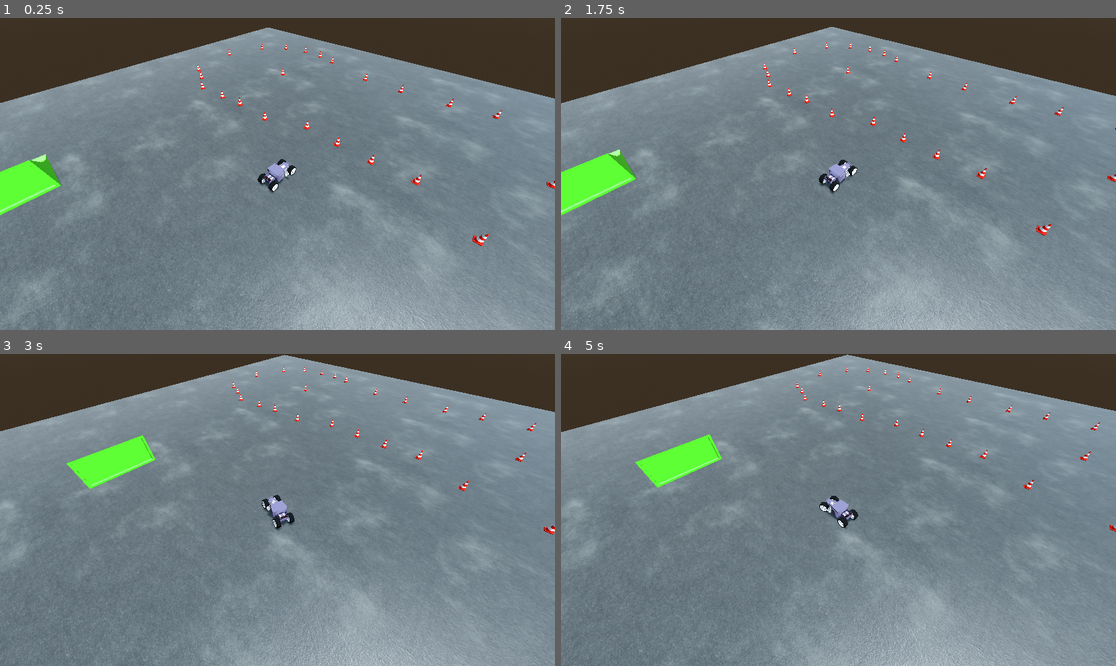
Above: before the commit, frames 1-4 (two rows, left to right).
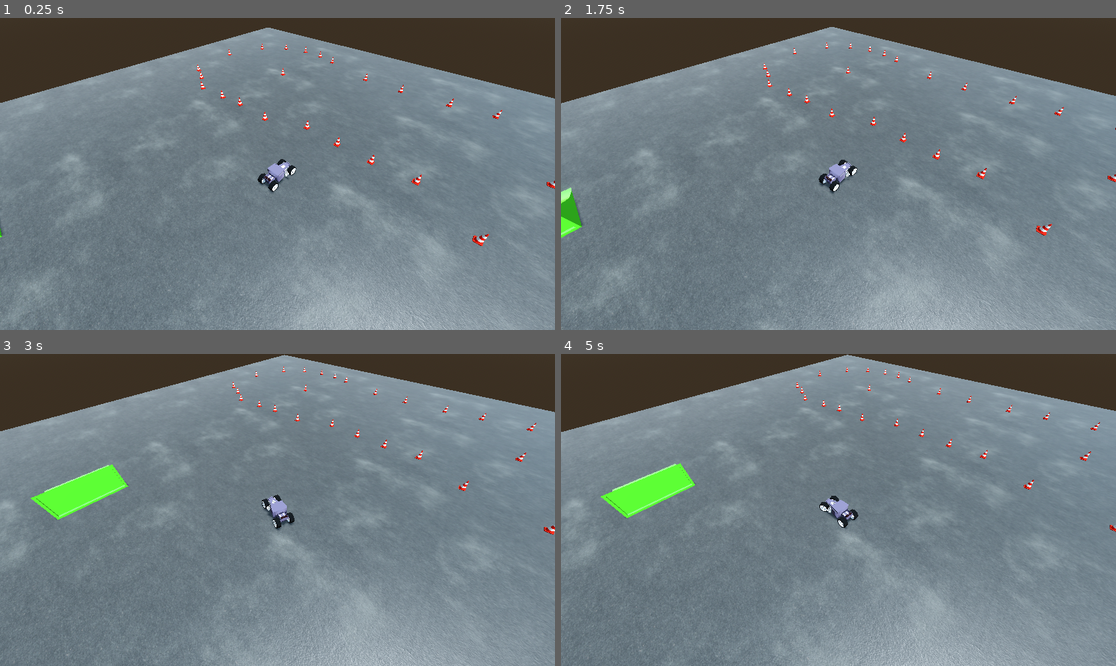
Above: after the commit, the same moments.

Repository: PITT1/Race_game
Game: Godot game, scene res://Maps/test_map/test_1.tscn
The game is run twice, just before and just after one commit, with the same random seed, the same clock (stepped at 60 frames per second) and the same inputs.
Inputs (mouse positions are in pixels of both pictures, inside the frame that each line leads up to):
- Up to frame 1 (0.25 s): no input
- Up to frame 2 (1.75 s): tap Enter (ui_accept) at 0.5, 0.77, 1.25, 1.52 s; move the mouse to (960, 158) at 0.52 s; hold Right (ui_right) 0.53-1.28 s; hold F 0.53-1.28 s; click (960, 158) at 0.67 s; move the mouse to (727, 189) at 1.27 s; hold Down (ui_down) from 1.28 s (still down); tap Q at 1.35 s
- Up to frame 3 (3 s): move the mouse to (333, 441) at 2.02 s; release Down (ui_down) at 2.03 s; hold Right (ui_right) 2.03-2.78 s; tap Space at 2.1 s; move the mouse to (249, 572) at 2.77 s; hold Up (ui_up) from 2.78 s (still down); tap F at 2.85 s; click (249, 572) at 2.92 s
- Up to frame 4 (5 s): tap Enter (ui_accept) at 3.02, 3.77, 4.52 s; move the mouse to (1005, 556) at 3.52 s; release Up (ui_up) at 3.53 s; hold Q 3.53-4.28 s; hold Left (ui_left) from 3.53 s (still down); move the mouse to (672, 463) at 4.27 s; tap Space at 4.35 s

The runs differ from the first frame. In frame 1, 1.3% of the frame differs, in the area x 0-12%, y 43-71%; in frame 2, 1.8%; in frame 3, 2.2%, in the area x 5-29%, y 26-54%; in frame 4, 2.2%.

Commit message:
agregando control al estar en el aire

Diff:
--- a/Cars/hot_rod_1/hot_rod_1.gd
+++ b/Cars/hot_rod_1/hot_rod_1.gd
@@ -2,8 +2,25 @@
 
 @export var MAX_STEER = 0.7
 @export var ENGINE_POWER = 1000
+@onready var ground_sensor: RayCast3D = $ground_sensor
 
 
 func _physics_process(delta: float) -> void:
 	steering = move_toward(steering, Input.get_axis("ui_right", "ui_left") * MAX_STEER, delta * 10)
 	engine_force = Input.get_axis("ui_down", "ui_up") * ENGINE_POWER
+
+	air_control(delta)
+
+func air_control(delta):
+	if not ground_sensor.is_colliding():
+		if Input.is_action_just_pressed("ui_left"):
+			set_angular_velocity(Vector3.UP * 100 * delta)
+
+		if Input.is_action_just_pressed("ui_right"):
+			set_angular_velocity(Vector3.DOWN * 100 * delta)
+
+		if Input.is_action_just_pressed("ui_up"):
+			set_angular_velocity(lerp(Vector3(0,0,0), Vector3(0,0,100), delta))
+
+		if Input.is_action_just_pressed("ui_down"):
+			set_angular_velocity(Vector3(0,0,-100) * delta)
--- a/Cars/hot_rod_1/hot_rod_1.tscn
+++ b/Cars/hot_rod_1/hot_rod_1.tscn
@@ -77,3 +77,8 @@
 [node name="MeshInstance3D" type="MeshInstance3D" parent="wheel_4"]
 transform = Transform3D(-1, 0, -8.74228e-08, 0, 1, 0, 8.74228e-08, 0, -1, 0, 0, 0)
 mesh = ExtResource("2_qjy37")
+
+[node name="ground_sensor" type="RayCast3D" parent="."]
+transform = Transform3D(1, 0, 0, 0, 1, 0, 0, 0, 1, 0.00145769, -0.0211686, 0.46519)
+collision_mask = 2
+hit_from_inside = true
--- a/Maps/test_map/test_1.tscn
+++ b/Maps/test_map/test_1.tscn
@@ -9,7 +9,7 @@
 [ext_resource type="Script" uid="uid://bd046eokvcnu2" path="res://addons/phantom_camera/scripts/phantom_camera_host/phantom_camera_host.gd" id="7_ompcc"]
 [ext_resource type="Script" uid="uid://csjccrhj5wnx7" path="res://addons/phantom_camera/scripts/phantom_camera/phantom_camera_3d.gd" id="8_rp5gc"]
 [ext_resource type="Script" uid="uid://8umksf8e80fw" path="res://addons/phantom_camera/scripts/resources/tween_resource.gd" id="9_20d3k"]
-[ext_resource type="PackedScene" uid="uid://capolqfeqswrx" path="res://others/ramps/ramp_1.dae" id="10_rp5gc"]
+[ext_resource type="PackedScene" uid="uid://b0fyvn1iybud7" path="res://others/ramps/ramp1.tscn" id="10_rp5gc"]
 
 [sub_resource type="ProceduralSkyMaterial" id="ProceduralSkyMaterial_qhj7d"]
 sky_top_color = Color(0.461087, 0.641883, 0.858997, 1)
@@ -170,7 +170,7 @@
 metadata/_custom_type_script = "uid://bd046eokvcnu2"
 
 [node name="PhantomCamera3D" type="Node3D" parent="." node_paths=PackedStringArray("follow_target", "look_at_target")]
-transform = Transform3D(-0.752376, 0.501235, -0.447636, -3.02791e-08, 0.666102, 0.745858, 0.682774, 0.55233, -0.493268, -11.085, 19.6848, -12.215)
+transform = Transform3D(-0.760191, 0.501235, -0.447636, -3.05936e-08, 0.666102, 0.745858, 0.689866, 0.55233, -0.493268, -11.085, 19.6848, -12.215)
 top_level = true
 script = ExtResource("8_rp5gc")
 follow_mode = 2
@@ -182,4 +182,4 @@
 metadata/_custom_type_script = "uid://csjccrhj5wnx7"
 
 [node name="ramp_1" parent="." instance=ExtResource("10_rp5gc")]
-transform = Transform3D(1.965, 0, 0, 0, 1.965, 0, 0, 0, 1.965, 23.2786, 1.83012, -23.1626)
+transform = Transform3D(1.705, 0, 0, 0, 1.705, 0, 0, 0, 1.705, 19.291, 1.663, -28.211)
--- /dev/null
+++ b/others/ramps/ramp1.tscn
@@ -0,0 +1,9 @@
+[gd_scene load_steps=2 format=3 uid="uid://b0fyvn1iybud7"]
+
+[ext_resource type="PackedScene" uid="uid://capolqfeqswrx" path="res://others/ramps/ramp_1.dae" id="1_31svv"]
+
+[node name="ramp_1" instance=ExtResource("1_31svv")]
+
+[node name="@StaticBody3D@64674" parent="." index="0"]
+collision_layer = 2
+collision_mask = 7
